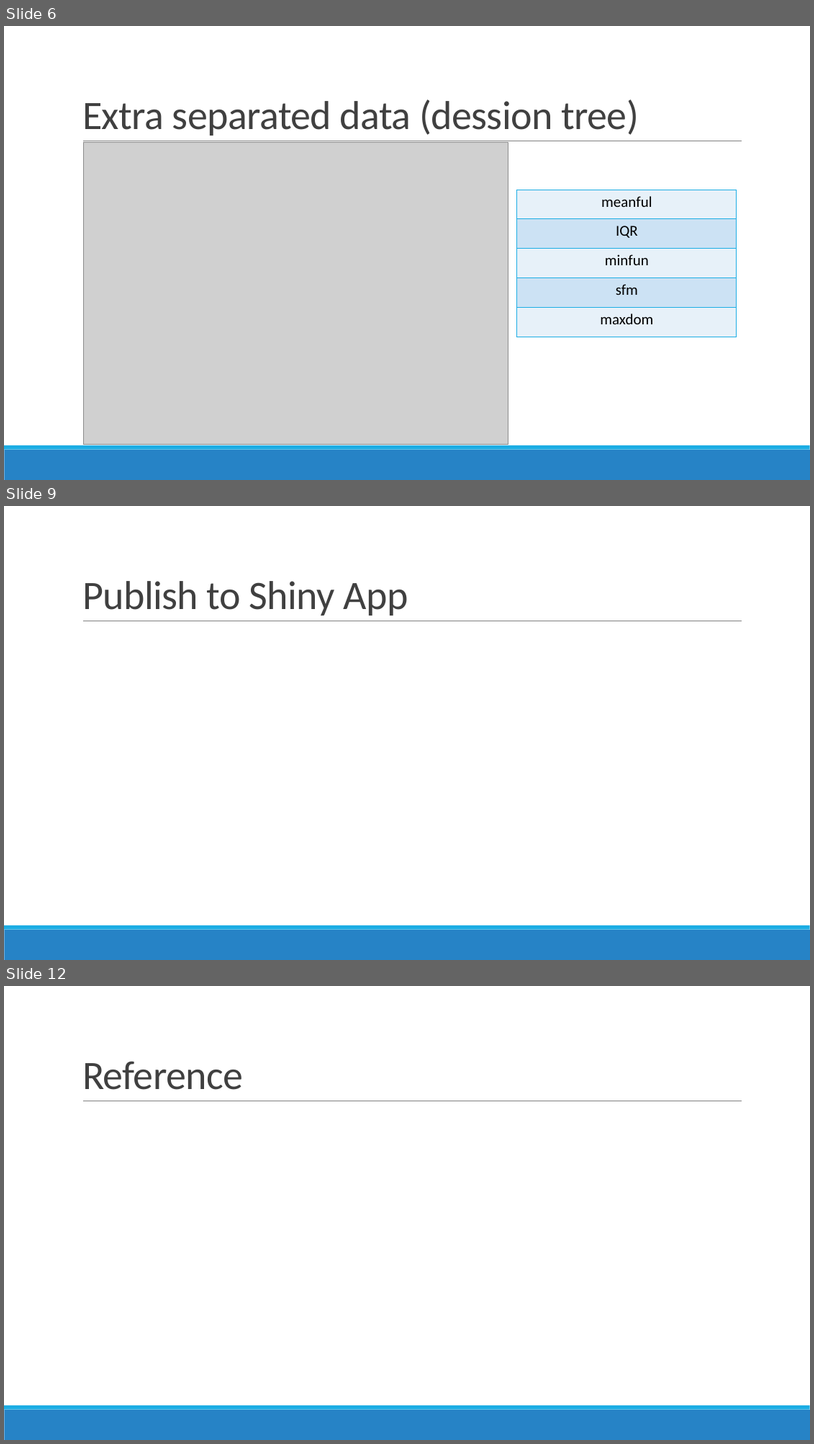
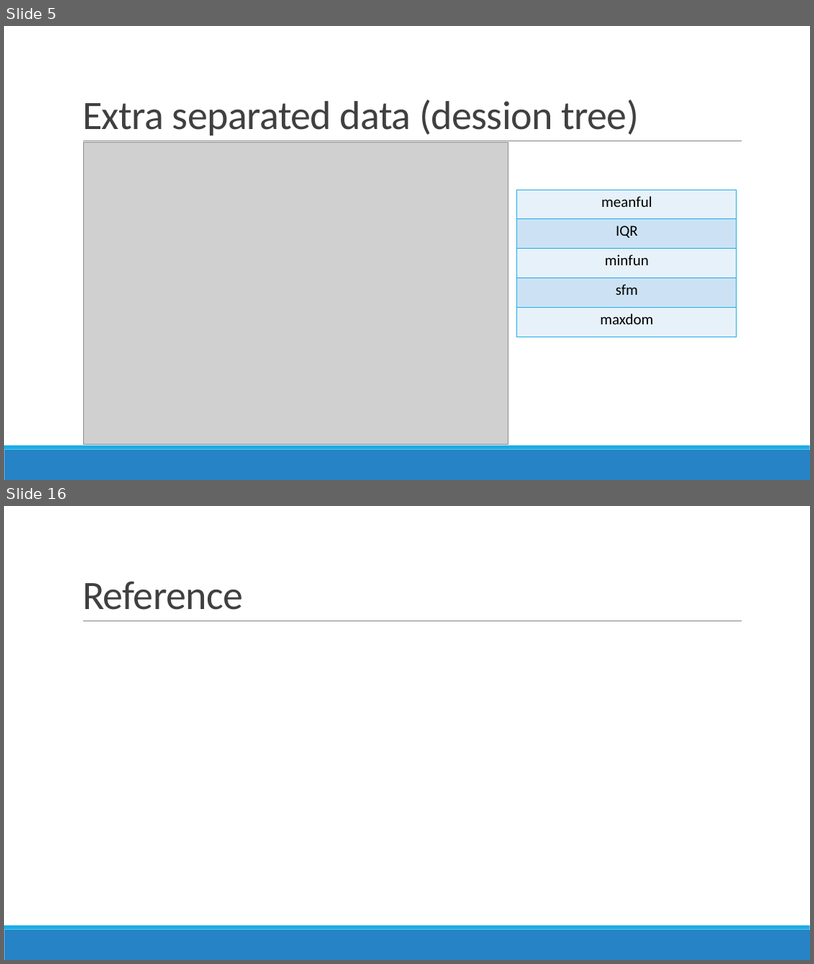
Before and after one commit to 1071-DataScience/finalproject-lazurite, a slide deck: docs/project.pptx. Shown one above the other, each under a label of ours: slides 6, 9 and 12 before the commit, slides 5 and 16 after it; the slides between them are not shown. The pictures are 814x1444 and 814x964 pixels, drawn with LibreOffice and Linux fonts; fonts in the diff are those of the drawing; grey boxes stand for pictures. Boxes give left, top, right and bottom in pixels: in the first picture for what was removed or moved away, otherwise in the second. Text is boxed around its words. In the diff, an @@ line names an element or a change of style, - is before the commit and + after.

```diff
--- a/docs/project.pptx
+++ b/docs/project.pptx
@@ slide 9 removed at (x1=4, y1=506, x2=810, y2=960), background #FFFFFF; not listed: 3 template elements that a slide beside it also shows @@
@@ title removed at (x1=82, y1=581, x2=408, y2=615) @@
-Publish to Shiny App
@@ what was slide 6 is now slide 5 @@
@@ what was slide 12 is now slide 16 @@
```
Also in this commit, not shown: 3 slides changed, 9 slides added, 4 other slides removed, 1 other file.
